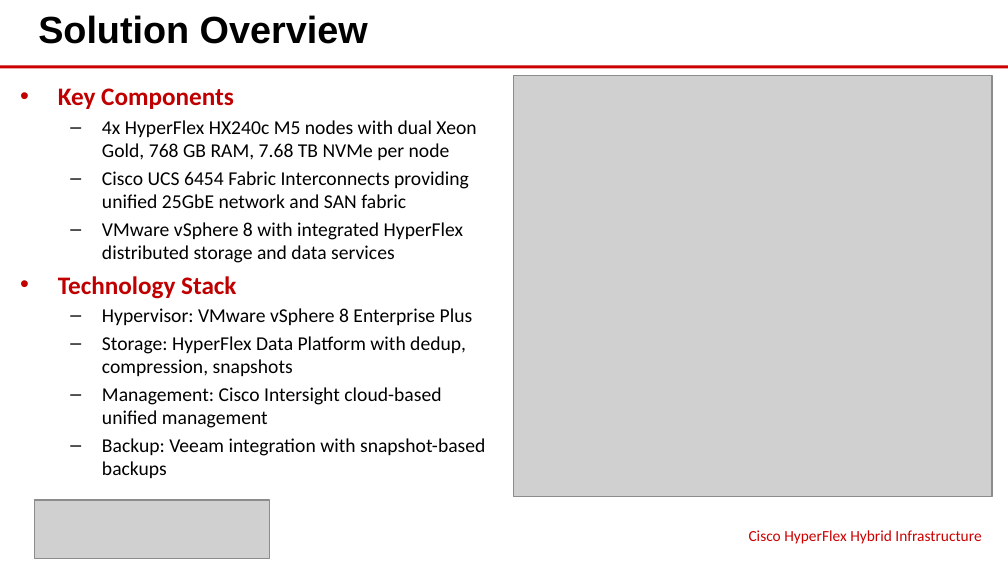
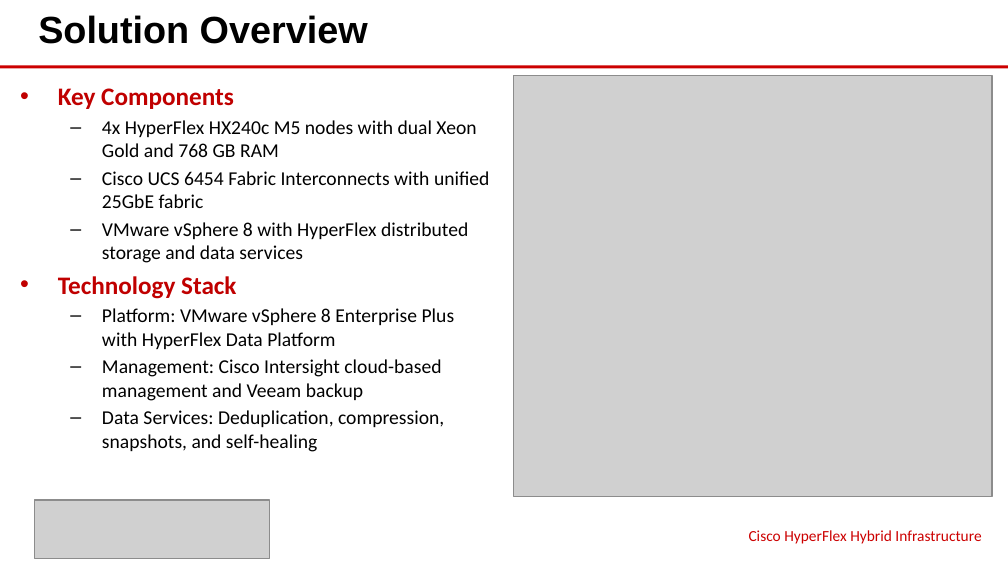
Before and after one commit to eoframework/solutions, a slide deck: slide 4 of solutions/cisco/cloud/hybrid-infrastructure/presales/solution-briefing.pptx. Drawn at 1008x567 pixels with LibreOffice and Linux fonts; fonts in the diff are those of the drawing; grey boxes stand for pictures. Boxes give left, top, right and bottom in pixels: in the first picture for what was removed or moved away, otherwise in the second. Text is boxed around its words. In the diff, an @@ line names an element or a change of style, - is before the commit and + after.

```diff
--- a/solutions/cisco/cloud/hybrid-infrastructure/presales/solution-briefing.pptx
+++ b/solutions/cisco/cloud/hybrid-infrastructure/presales/solution-briefing.pptx
@@ text at [102, 120, 489, 263]: text changed @@
-  – 4x HyperFlex HX240c M5 nodes with dual Xeon Gold, 768 GB RAM, 7.68 TB NVMe per node
-  – Cisco UCS 6454 Fabric Interconnects providing unified 25GbE network and SAN fabric
-  – VMware vSphere 8 with integrated HyperFlex distributed storage and data services
+  – 4x HyperFlex HX240c M5 nodes with dual Xeon Gold and 768 GB RAM
+  – Cisco UCS 6454 Fabric Interconnects with unified 25GbE fabric
+  – VMware vSphere 8 with HyperFlex distributed storage and data services
@@ text at [102, 308, 455, 452]: text changed @@
-  – Hypervisor: VMware vSphere 8 Enterprise Plus
-  – Storage: HyperFlex Data Platform with dedup, compression, snapshots
-  – Management: Cisco Intersight cloud-based unified management
-  – Backup: Veeam integration with snapshot-based backups
+  – Platform: VMware vSphere 8 Enterprise Plus with HyperFlex Data Platform
+  – Management: Cisco Intersight cloud-based management and Veeam backup
+  – Data Services: Deduplication, compression, snapshots, and self-healing
```
Also in this commit, not shown: 1 other slide changed, 29 other files.
